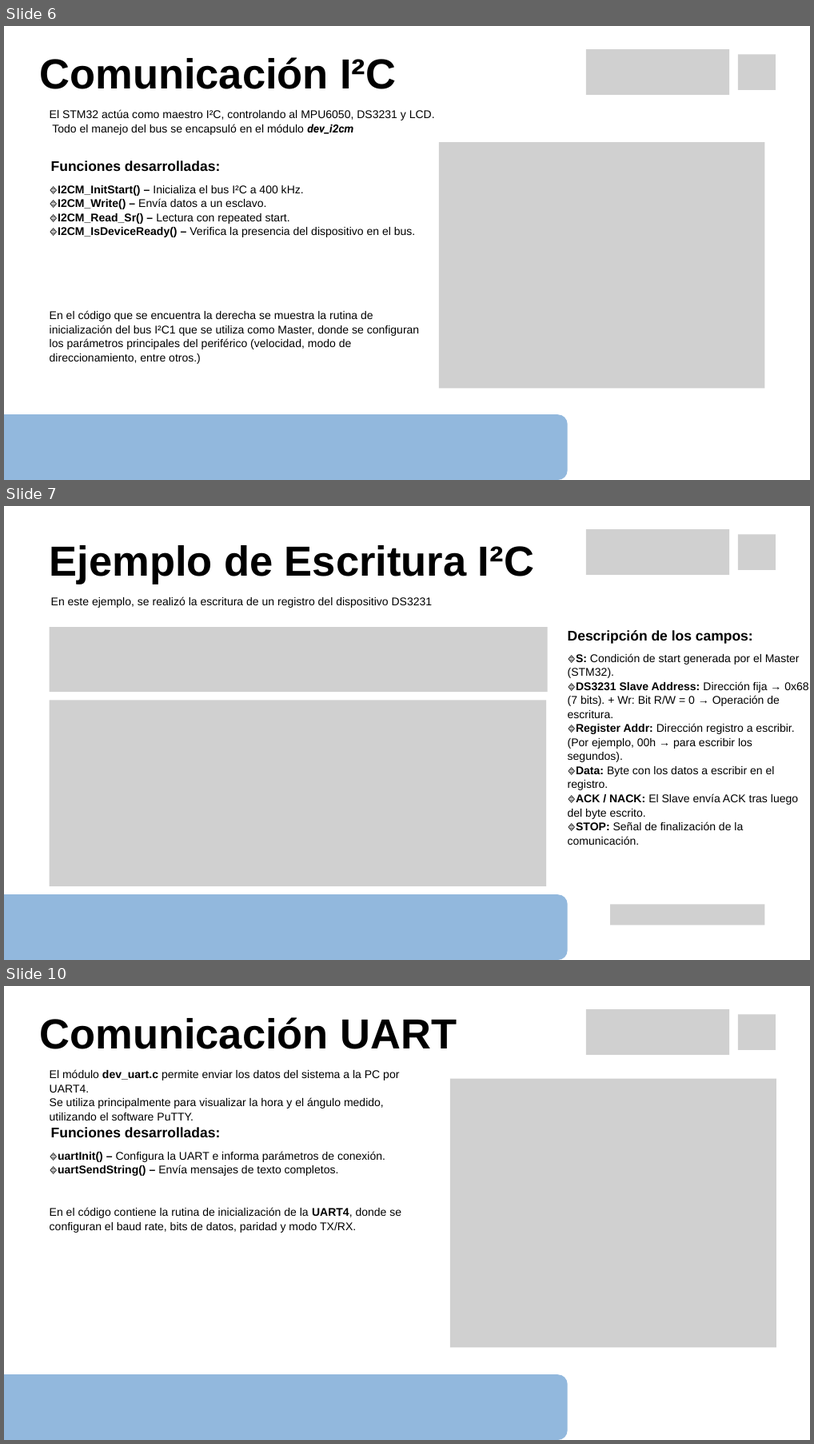
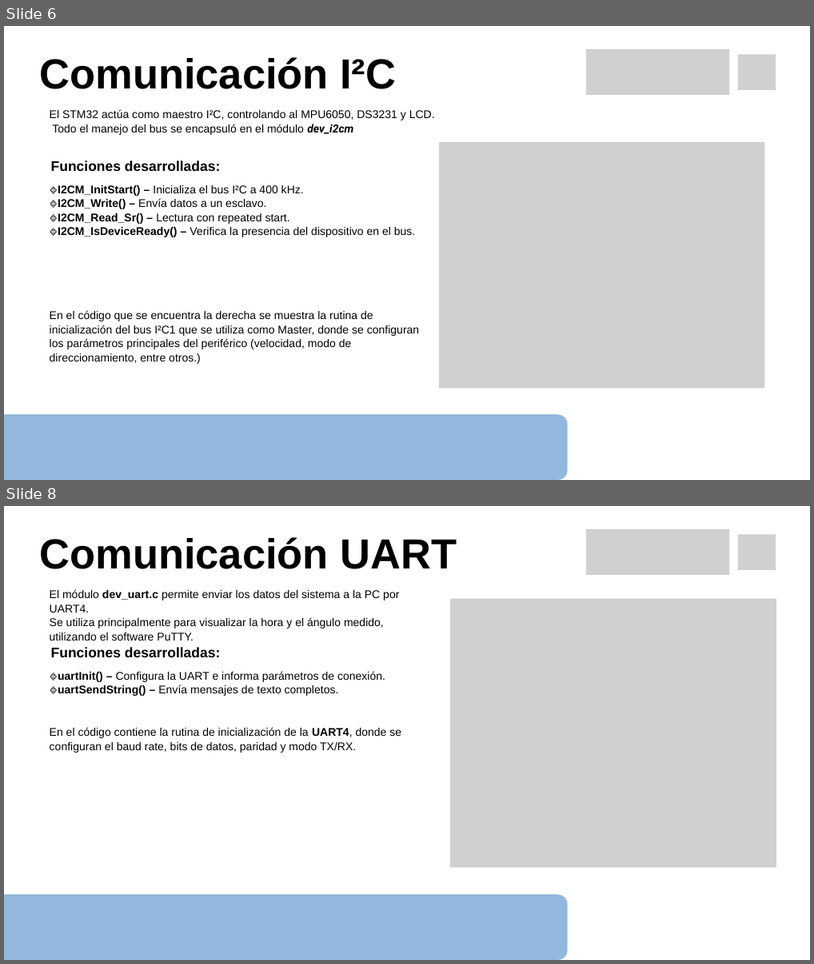
Before and after one commit to matuuted/Proyecto_Final, a slide deck: Documentos/Presentacion - Proyecto Final - PdM.pptx. Shown one above the other, each under a label of ours: slides 6, 7 and 10 before the commit, slides 6 and 8 after it; the slides between them are not shown. The pictures are 814x1444 and 814x964 pixels, drawn with LibreOffice and Linux fonts; fonts in the diff are those of the drawing; grey boxes stand for pictures. Boxes give left, top, right and bottom in pixels: in the first picture for what was removed or moved away, otherwise in the second. Text is boxed around its words. In the diff, an @@ line names an element or a change of style, - is before the commit and + after.

```diff
--- a/Documentos/Presentacion - Proyecto Final - PdM.pptx
+++ b/Documentos/Presentacion - Proyecto Final - PdM.pptx
@@ slide 7 removed at (4, 506, 810, 960), background #FFFFFF @@
@@ picture removed at (586, 529, 730, 575) @@
@@ text removed at (50, 545, 534, 584) @@
-Ejemplo de Escritura I²C
@@ picture removed at (738, 534, 776, 570) @@
@@ text removed at (51, 596, 433, 608) @@
-En este ejemplo, se realizó la escritura de un registro del dispositivo DS3231
@@ picture removed at (49, 627, 547, 692) @@
@@ text removed at (568, 630, 754, 644) @@
-Descripción de los campos:
@@ text removed at (568, 653, 809, 844) @@
-🔹S: Condición de start generada por el Master (STM32).
-🔹DS3231 Slave Address: Dirección fija → 0x68 (7 bits). + Wr: Bit R/W = 0 → Operación de escritura.
-🔹Register Addr: Dirección registro a escribir. (Por ejemplo, 00h → para escribir los segundos).
-🔹Data: Byte con los datos a escribir en el registro.
-🔹ACK / NACK: El Slave envía ACK tras luego del byte escrito.
-🔹STOP: Señal de finalización de la comunicación.
@@ picture removed at (49, 700, 546, 886) @@
@@ freeform shape removed at (4, 894, 568, 960) @@
@@ picture removed at (610, 904, 765, 925) @@
@@ what was slide 10 is now slide 8 @@
```
Also in this commit, not shown: 2 slides changed, 1 other slide removed, 1 other file.
